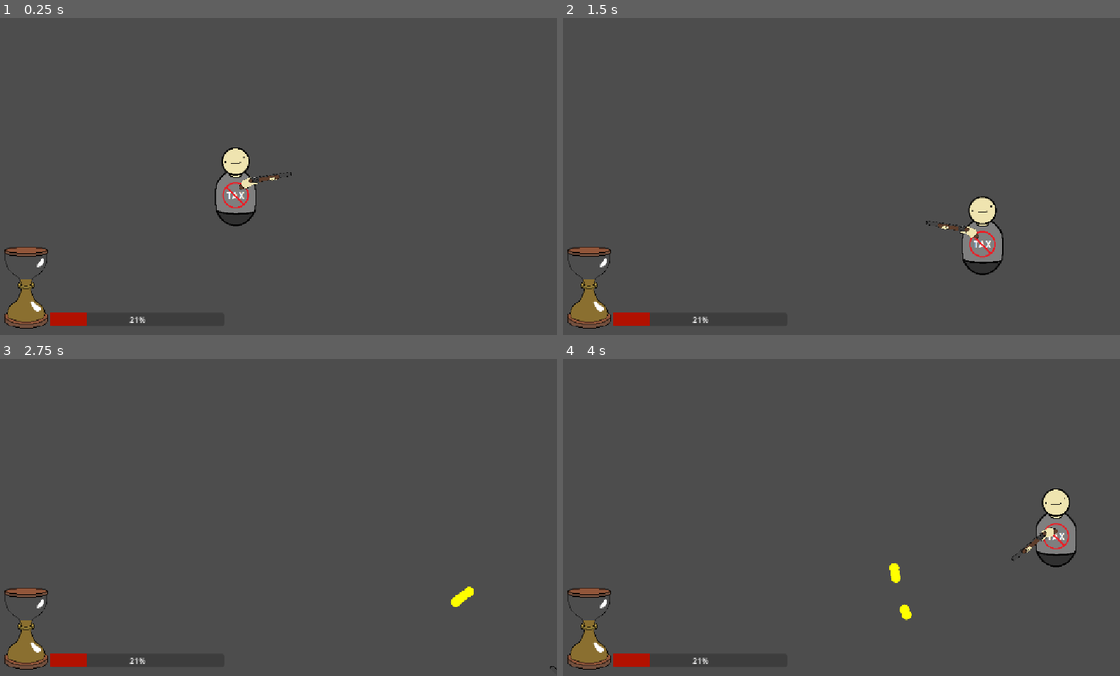
Above: before the commit, frames 1-4 (two rows, left to right).
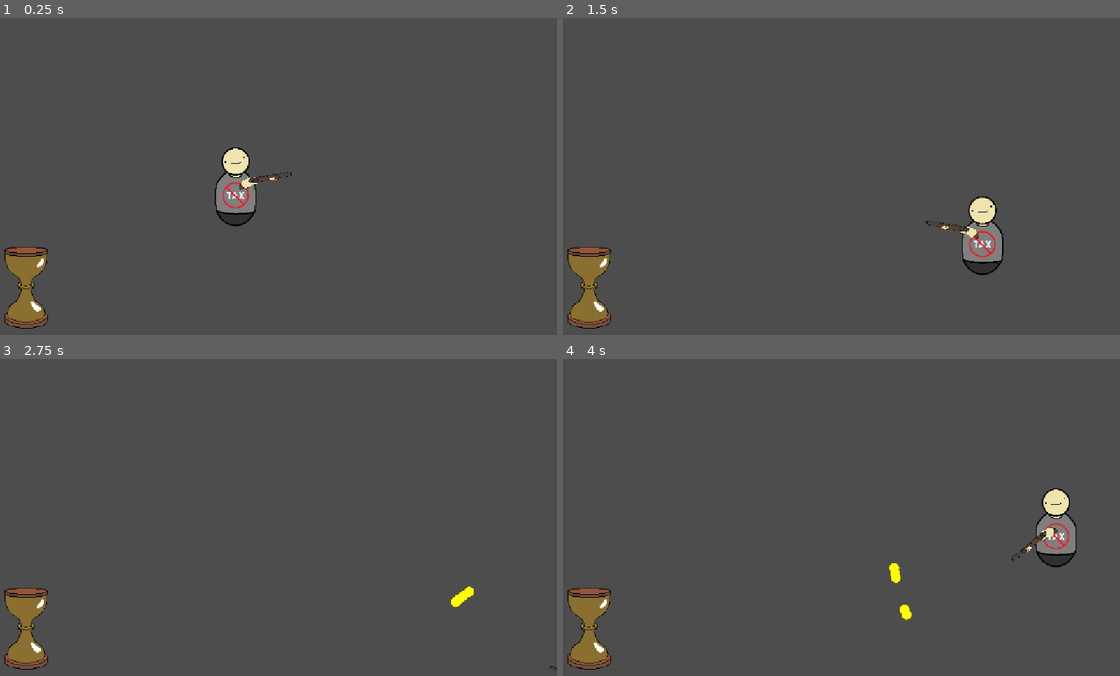
Above: after the commit, the same moments.

Repository: chiefpat450119/GMTK-2026
Game: Godot game, scene res://scenes/test/test_hp_time_bar.tscn
The game is run twice, just before and just after one commit, with the same random seed, the same clock (stepped at 60 frames per second) and the same inputs. This scene is started directly instead of the project's main scene.
Inputs (mouse positions are in pixels of both pictures, inside the frame that each line leads up to):
- Up to frame 1 (0.25 s): no input
- Up to frame 2 (1.5 s): tap Enter at 0.5 s; move the mouse to (964, 160) at 0.52 s; press the mouse at (964, 160) at 0.53 s; hold D (Right) 0.53-1.28 s; move the mouse to (724, 192) at 1.27 s; release the mouse at (724, 192) at 1.28 s; hold S (Down) from 1.28 s (still down); click (724, 192) at 1.35 s
- Up to frame 3 (2.75 s): move the mouse to (328, 447) at 2.02 s; release S (Down) at 2.03 s; press the mouse at (328, 447) at 2.03 s; hold D (Right) from 2.03 s (still down)
- Up to frame 4 (4 s): move the mouse to (808, 580) at 2.77 s; release D (Right) at 2.78 s; release the mouse at (808, 580) at 2.78 s; hold W (Up) 2.78-3.53 s; click (808, 580) at 2.85 s; move the mouse to (1008, 565) at 3.52 s; press the mouse at (1008, 565) at 3.53 s; hold A (Left) from 3.53 s (still down)

The runs differ from the first frame. In frame 1, 0.7% of the frame differs, in the area x 1-27%, y 74-98%; in frame 2, 0.7%; in frame 3, 0.7%; in frame 4, 0.7%.
Error before the commit: Invalid access to property or key 'max_hp' on a base object of type 'null instance'. (res://scenes/ui/hp_time_bar.gd:18)

Commit message:
removed health from player

Diff:
--- a/components/atk_component.gd
+++ b/components/atk_component.gd
@@ -3,5 +3,5 @@
 
 @export var atk_stat: Stat
 
-func attack(damage: float, target: HealthComponent):
-	target.remove_hp(atk_stat.current_val(damage))
+func attack(damage: float, target: TimeComponent):
+	target.remove_time(atk_stat.current_val(damage))
--- a/scenes/entities/enemies/bash_enemy.gd
+++ b/scenes/entities/enemies/bash_enemy.gd
@@ -97,4 +97,4 @@
 
 func _on_hurtbox_body_entered(body: Node2D) -> void:
 	if body is Player:
-		hit(1)
+		hit(15)
--- a/scenes/entities/enemies/enemy.gd
+++ b/scenes/entities/enemies/enemy.gd
@@ -15,5 +15,5 @@
 	return player.global_position
 
 func hit(damage: float):
-	atk.attack(damage, player.health_component)
-	print(player.health_component.hp)
+	atk.attack(damage, player.time_component)
+	# print(player.time_component.time_left)
--- a/scenes/entities/player/player.gd
+++ b/scenes/entities/player/player.gd
@@ -10,7 +10,6 @@
 
 static var instance: Player
 
-@export var health_component : HealthComponent
 @export var time_component : TimeComponent
 @export var movement_component : MovementComponent
 @export var gun : Gun
@@ -29,3 +28,4 @@
 
 	if Input.is_action_pressed("M1"):
 		gun.shoot()
+	print(time_component.time_left)
--- a/scenes/entities/player/player.tscn
+++ b/scenes/entities/player/player.tscn
@@ -5,9 +5,6 @@
 [ext_resource type="PackedScene" uid="uid://cnooxmd2m55c5" path="res://scenes/entities/weapons/shotgun.tscn" id="3_j0oqr"]
 [ext_resource type="Script" uid="uid://lajktjxbrn2c" path="res://components/movement_component.gd" id="6_8akj5"]
 [ext_resource type="Resource" uid="uid://dauni0mo5f7vg" path="res://resources/stats/player_stats/player_speed_stat.tres" id="7_70kwc"]
-[ext_resource type="Script" uid="uid://c38ipi1h7w7jy" path="res://components/health_component.gd" id="7_r4dfn"]
-[ext_resource type="Resource" uid="uid://dfkd78us4w3tb" path="res://resources/stats/player_stats/player_max_hp_stat.tres" id="8_70kwc"]
-[ext_resource type="Resource" uid="uid://udrqunq3d2gv" path="res://resources/events/event_channels/player_hp_changed_event.tres" id="9_yywfu"]
 [ext_resource type="Script" uid="uid://ulsgba0wksf4" path="res://components/time_component.gd" id="10_pcd0u"]
 [ext_resource type="Resource" uid="uid://frrqtqnfhira" path="res://resources/stats/player_stats/player_max_time_stat.tres" id="11_w3p2j"]
 [ext_resource type="Resource" uid="uid://t5pv2islrmuc" path="res://resources/stats/player_stats/player_time_decay_scale_stat.tres" id="12_knby6"]
@@ -17,9 +14,8 @@
 radius = 41.0
 height = 162.0
 
-[node name="Player" type="CharacterBody2D" unique_id=1339333072 node_paths=PackedStringArray("health_component", "time_component", "movement_component", "gun")]
+[node name="Player" type="CharacterBody2D" unique_id=1339333072 node_paths=PackedStringArray("time_component", "movement_component", "gun")]
 script = ExtResource("1_xy2vv")
-health_component = NodePath("HealthComponent")
 time_component = NodePath("TimeComponent")
 movement_component = NodePath("MovementComponent")
 gun = NodePath("Shotgun")
@@ -41,12 +37,6 @@
 speed_stat = ExtResource("7_70kwc")
 metadata/_custom_type_script = "uid://lajktjxbrn2c"
 
-[node name="HealthComponent" type="Node" parent="." unique_id=346041983]
-script = ExtResource("7_r4dfn")
-max_hp = ExtResource("8_70kwc")
-hp_changed_event = ExtResource("9_yywfu")
-metadata/_custom_type_script = "uid://c38ipi1h7w7jy"
-
 [node name="TimeComponent" type="Node" parent="." unique_id=1574209017]
 script = ExtResource("10_pcd0u")
 max_time = ExtResource("11_w3p2j")
--- a/scenes/test/test_hp_time_bar.tscn
+++ b/scenes/test/test_hp_time_bar.tscn
@@ -2,23 +2,15 @@
 
 [ext_resource type="PackedScene" uid="uid://dt2rievpqwg1n" path="res://scenes/ui/hp_time_bar.tscn" id="1_3f0rq"]
 [ext_resource type="PackedScene" uid="uid://cnt7cah78t0v5" path="res://scenes/entities/player/player.tscn" id="2_8pjvw"]
-[ext_resource type="PackedScene" uid="uid://pbeg32ow3s31" path="res://scenes/autoload/player_manager.tscn" id="3_62w1y"]
-[ext_resource type="Resource" uid="uid://disb0styegk4s" path="res://resources/events/event_channels/player_time_changed_event.tres" id="4_e3ly1"]
 
 [node name="Main" type="Node2D" unique_id=229503325]
 
-[node name="HpTimeBar" parent="." unique_id=733327054 node_paths=PackedStringArray("health_component", "time_component") instance=ExtResource("1_3f0rq")]
+[node name="HpTimeBar" parent="." unique_id=733327054 node_paths=PackedStringArray("time_component") instance=ExtResource("1_3f0rq")]
 position = Vector2(25, 467)
-health_component = NodePath("../PlayerManager/HealthComponent")
-time_component = NodePath("../PlayerManager/TimeComponent")
+time_component = NodePath("../Player/TimeComponent")
 
 [node name="Player" parent="." unique_id=1653452240 instance=ExtResource("2_8pjvw")]
 position = Vector2(496, 336)
 
-[node name="PlayerManager" parent="." unique_id=1089320958 instance=ExtResource("3_62w1y")]
-
-[node name="TimeComponent" parent="PlayerManager" index="1" unique_id=925432473]
-time_changed_event = ExtResource("4_e3ly1")
-
 [editable path="HpTimeBar"]
-[editable path="PlayerManager"]
+[editable path="Player"]
--- a/scenes/ui/hp_time_bar.gd
+++ b/scenes/ui/hp_time_bar.gd
@@ -1,22 +1,13 @@
 extends Node
 
-@export var health_component: HealthComponent # Player health component
 @export var time_component: TimeComponent # Player time component
 @export var time_bar: TextureProgressBar
-@export var health_bar: ProgressBar
 @export var time_listener: GameEventListener
-@export var health_listener: GameEventListener
 
 func _ready() -> void:
 	time_listener.response.connect(_on_time_change)
-	health_listener.response.connect(_on_health_change)
 	# set initial fill
-	call_deferred("_on_health_change")
 	call_deferred("_on_time_change")
-
-func _on_health_change() -> void:
-	health_bar.max_value = health_component.max_hp.current_val()
-	health_bar.value = health_component.hp
 
 func _on_time_change() -> void:
 	time_bar.max_value = time_component.max_time.current_val()
--- a/scenes/ui/hp_time_bar.tscn
+++ b/scenes/ui/hp_time_bar.tscn
@@ -5,18 +5,14 @@
 [ext_resource type="Script" path="res://resources/events/game_event_listener.gd" id="2_ydeu3"]
 [ext_resource type="Texture2D" uid="uid://dbo47638ikf53" path="res://assets/placeholder_time_shine.png" id="3_ym3fq"]
 [ext_resource type="Texture2D" uid="uid://btodfhhd8mfm3" path="res://assets/placeholder_time_filled.png" id="4_gebwg"]
-[ext_resource type="Resource" uid="uid://udrqunq3d2gv" path="res://resources/events/event_channels/player_hp_changed_event.tres" id="6_gebwg"]
 [ext_resource type="Resource" uid="uid://disb0styegk4s" path="res://resources/events/event_channels/player_time_changed_event.tres" id="7_w464l"]
-
-[sub_resource type="StyleBoxFlat" id="StyleBoxFlat_w464l"]
-bg_color = Color(0.6960329, 0.06915245, 0, 1)
 
 [node name="HpTimeBar" type="Node2D" unique_id=733327054 node_paths=PackedStringArray("time_bar", "health_bar", "time_listener", "health_listener")]
 script = ExtResource("1_mnu3t")
 time_bar = NodePath("TimeBar")
-health_bar = NodePath("HealthBar")
+health_bar = NodePath("")
 time_listener = NodePath("TimeChangeListener")
-health_listener = NodePath("HealthChangeListener")
+health_listener = NodePath("")
 
 [node name="TimeBar" type="TextureProgressBar" parent="." unique_id=1928956054]
 offset_right = 40.0
@@ -27,19 +23,6 @@
 texture_over = ExtResource("3_ym3fq")
 texture_progress = ExtResource("4_gebwg")
 
-[node name="HealthBar" type="ProgressBar" parent="." unique_id=1076253973]
-offset_left = 93.0
-offset_top = 136.0
-offset_right = 449.0
-offset_bottom = 163.0
-theme_override_styles/fill = SubResource("StyleBoxFlat_w464l")
-step = 1.0
-value = 21.0
-
-[node name="HealthChangeListener" type="Node" parent="." unique_id=498614360]
-script = ExtResource("2_ydeu3")
-event = ExtResource("6_gebwg")
-
 [node name="TimeChangeListener" type="Node" parent="." unique_id=1977486007]
 script = ExtResource("2_ydeu3")
 event = ExtResource("7_w464l")
